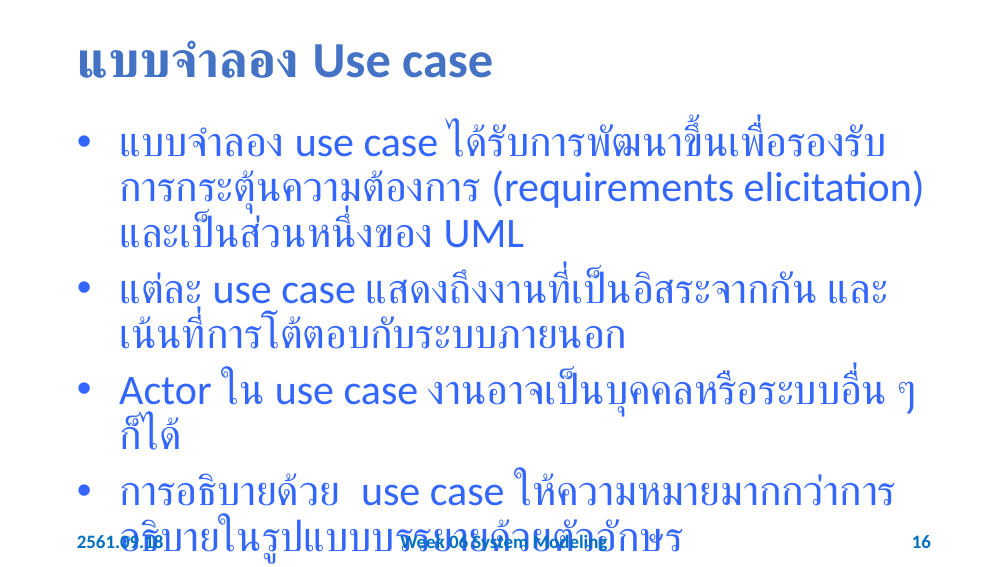
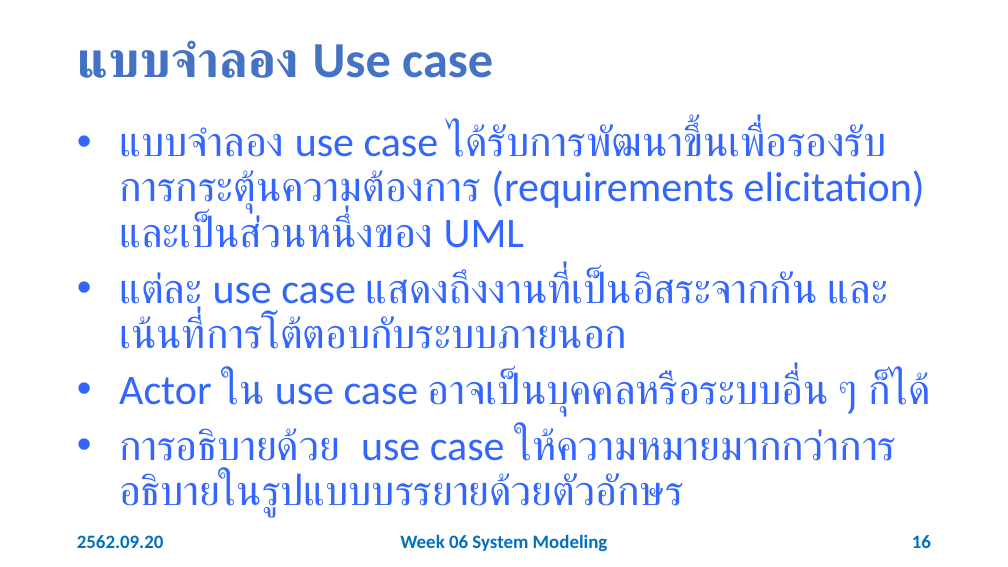
Before and after one commit to 03376806-software-engineering/Week-06-System-Modeling, a slide deck: slide 16 of Slides/Week 06 System Modeling.pptx. Drawn at 1008x567 pixels with LibreOffice and Linux fonts; fonts in the diff are those of the drawing. Boxes give left, top, right and bottom in pixels: in the first picture for what was removed or moved away, otherwise in the second. Text is boxed around its words. In the diff, an @@ line names an element or a change of style, - is before the commit and + after.

```diff
--- a/Slides/Week 06 System Modeling.pptx
+++ b/Slides/Week 06 System Modeling.pptx
@@ text at [119, 372, 930, 416]: text changed @@
-• Actor ใน use case งานอาจเป็นบุคคลหรือระบบอื่น ๆ ก็ได้
+• Actor ใน use case อาจเป็นบุคคลหรือระบบอื่น ๆ ก็ได้
@@ text at [77, 535, 164, 548]: text changed @@
-2561.09.18
+2562.09.20
```
Also in this commit, not shown: 56 other slides changed, 1 slide removed.
